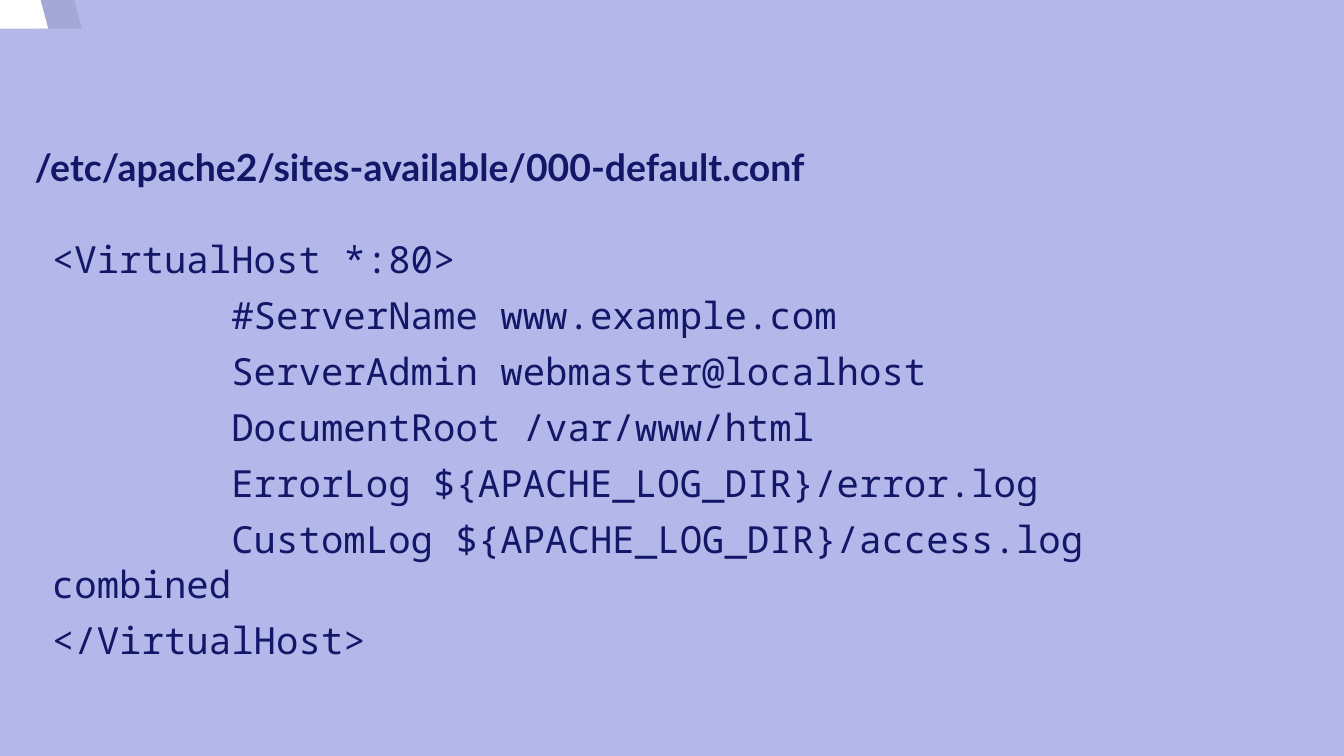
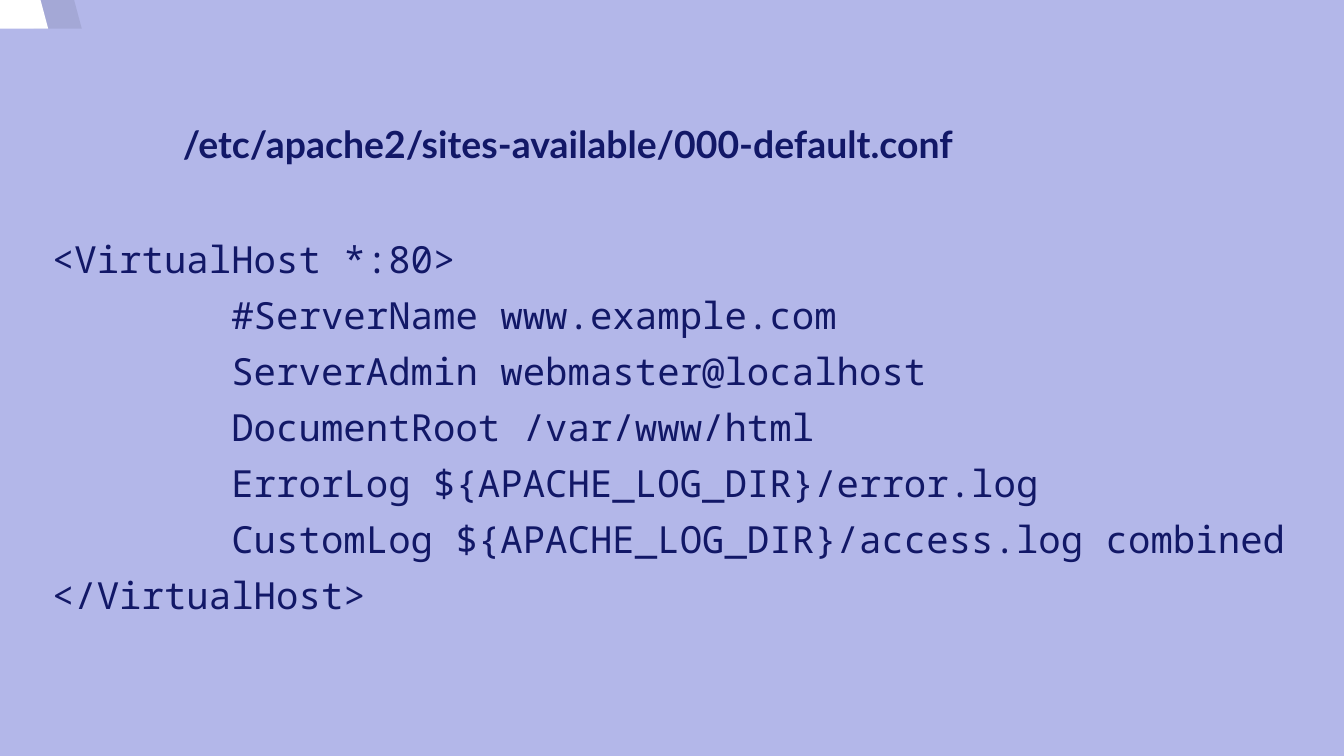
Before and after one commit to josedom24/curso_apache24, a slide deck: slide 3 of curso/u7/u7.odp (slide 2 before the commit). Drawn at 1344x756 pixels with LibreOffice and Linux fonts; fonts in the diff are those of the drawing. Boxes give left, top, right and bottom in pixels: in the first picture for what was removed or moved away, otherwise in the second. Text is boxed around its words. In the diff, an @@ line names an element or a change of style, - is before the commit and + after.

```diff
--- a/curso/u7/u7.odp
+++ b/curso/u7/u7.odp
@@ title "/etc/apache2/sites-available/000-default.conf": place and size @@
-title "/etc/apache2/sites-available/000-default.conf" at [35,153,805,188]
+title "/etc/apache2/sites-available/000-default.conf" at [183,130,953,165]
@@ text "<VirtualHost *:80>" rewrapped from [52,244,1084,655] to [52,244,1285,610] @@
```
Also in this commit, not shown: 1 slide added, 1 other file.
